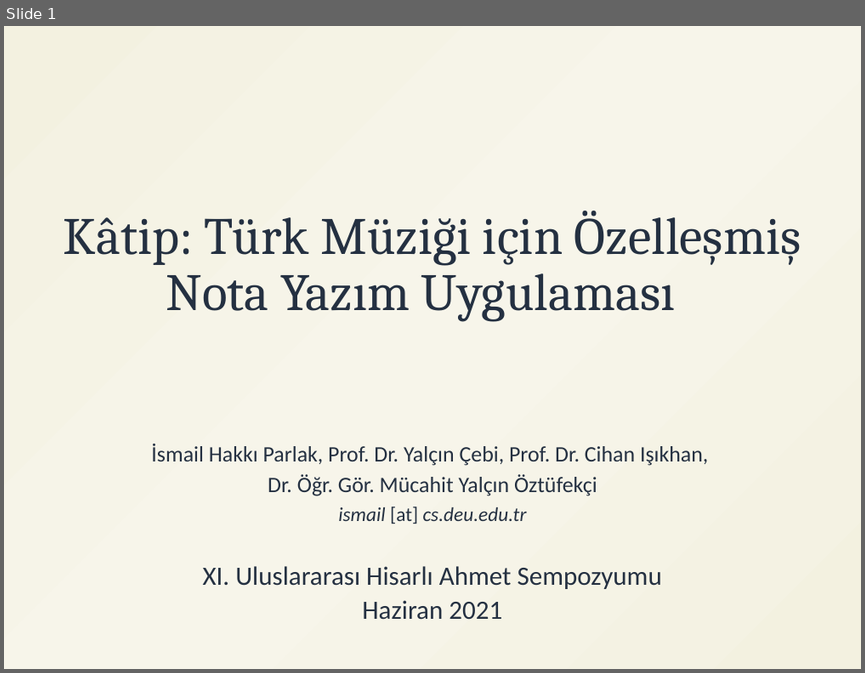
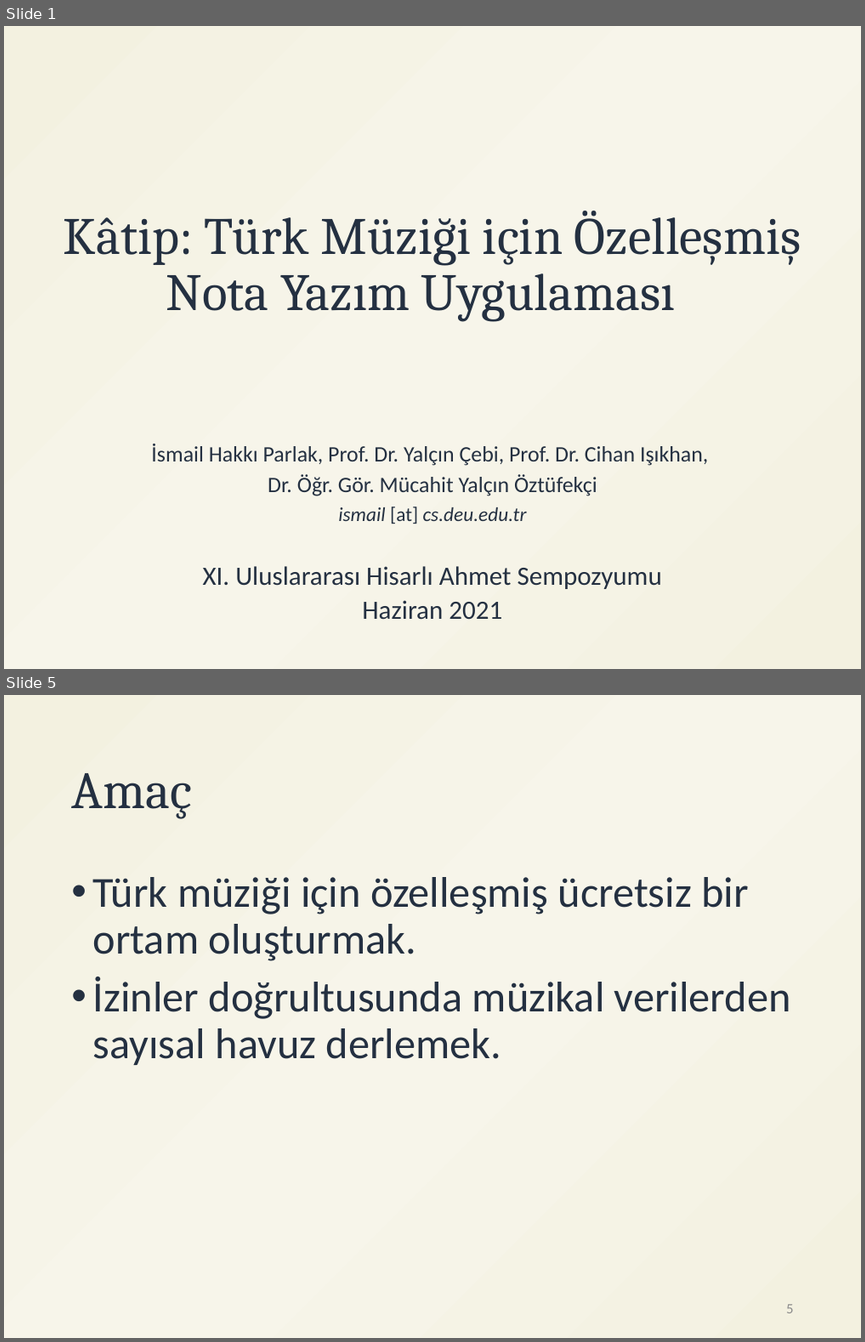
Before and after one commit to ihpar/katip, a slide deck: assets/Katip.pptx. Shown one above the other, each under a label of ours: slide 1 before the commit, slides 1 and 5 after it; the slides between them are not shown. The pictures are 865x673 and 865x1342 pixels, drawn with LibreOffice and Linux fonts; fonts in the diff are those of the drawing. Boxes give left, top, right and bottom in pixels: in the first picture for what was removed or moved away, otherwise in the second. Text is boxed around its words. In the diff, an @@ line names an element or a change of style, - is before the commit and + after.

```diff
--- a/assets/Katip.pptx
+++ b/assets/Katip.pptx
@@ slide 5 added at (4, 695, 861, 1338), background gradient #F3F1E0 to #F7F5EA @@
@@ title added at (71, 773, 192, 819), 44 pt, text #243041 @@
+Amaç
@@ text added at (93, 877, 791, 1065), 36 pt, text #243041 @@
+• Türk müziği için özelleşmiş ücretsiz bir ortam oluşturmak.
+• İzinler doğrultusunda müzikal verilerden sayısal havuz derlemek.
@@ page number added at (786, 1304, 793, 1313), 12 pt, text #8C8C8C @@
+5
```
Also in this commit, not shown: 2 slides changed, 3 other slides added, 1 slide removed, 1 other file.
